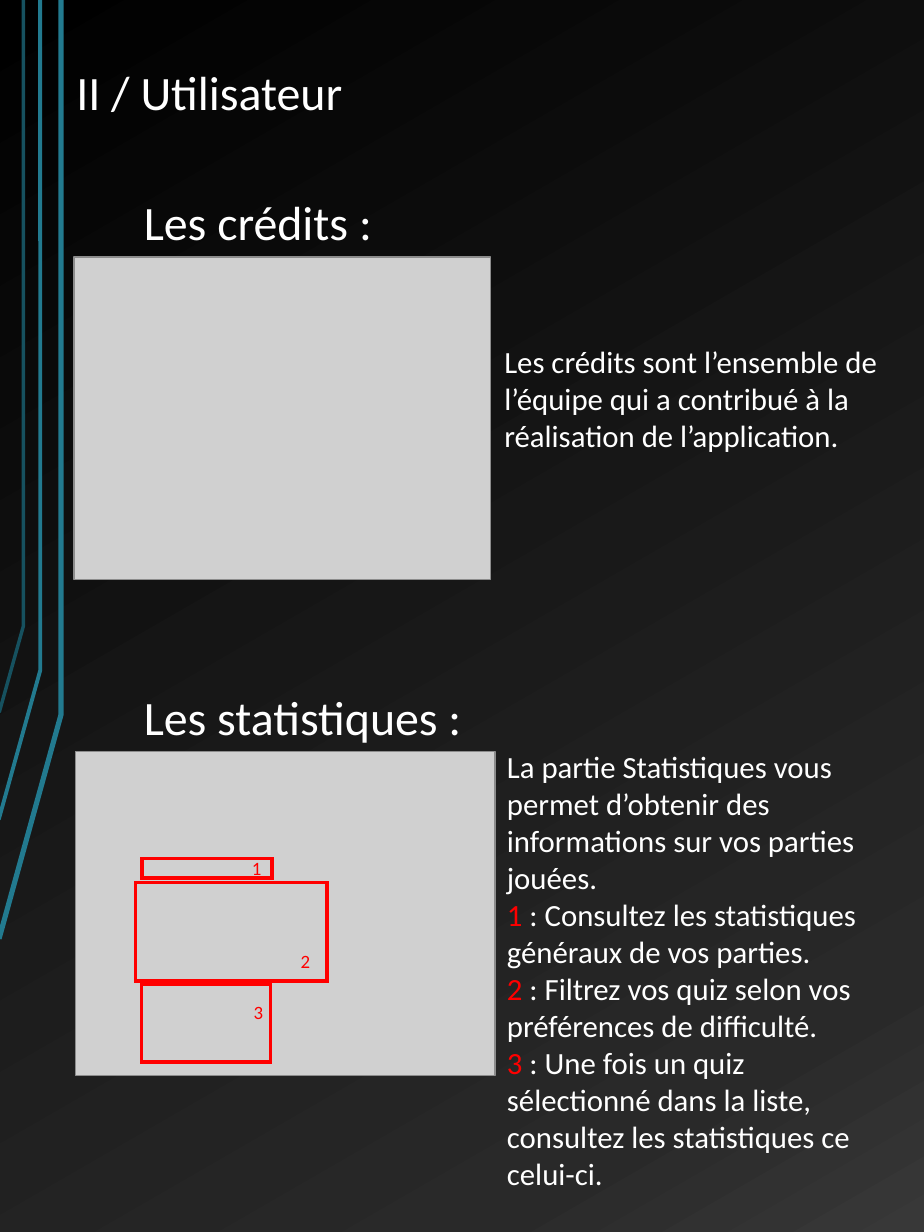
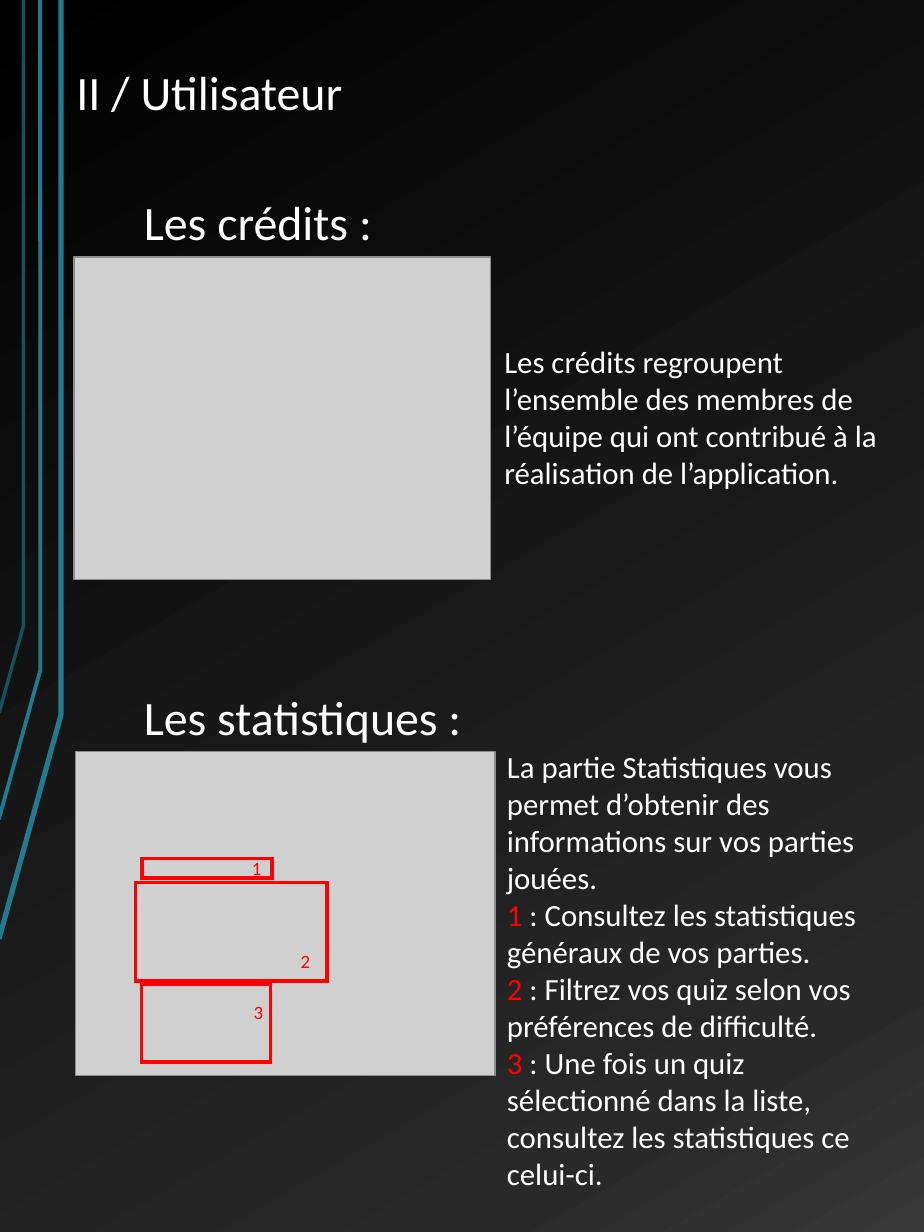
Before and after one commit to LordAlbas/warquiz, a slide deck: slide 4 of Docs/manuel utilisateur WQ.pptx. Drawn at 924x1232 pixels with LibreOffice and Linux fonts; fonts in the diff are those of the drawing; grey boxes stand for pictures. Boxes give left, top, right and bottom in pixels: in the first picture for what was removed or moved away, otherwise in the second. Text is boxed around its words. In the diff, an @@ line names an element or a change of style, - is before the commit and + after.

```diff
--- a/Docs/manuel utilisateur WQ.pptx
+++ b/Docs/manuel utilisateur WQ.pptx
@@ text at (x1=504, y1=351, x2=877, y2=489): text changed @@
-Les crédits sont l’ensemble de l’équipe qui a contribué à la réalisation de l’application.
+Les crédits regroupent l’ensemble des membres de l’équipe qui ont contribué à la réalisation de l’application.
```
Also in this commit, not shown: 4 other slides changed, 1 other file.
